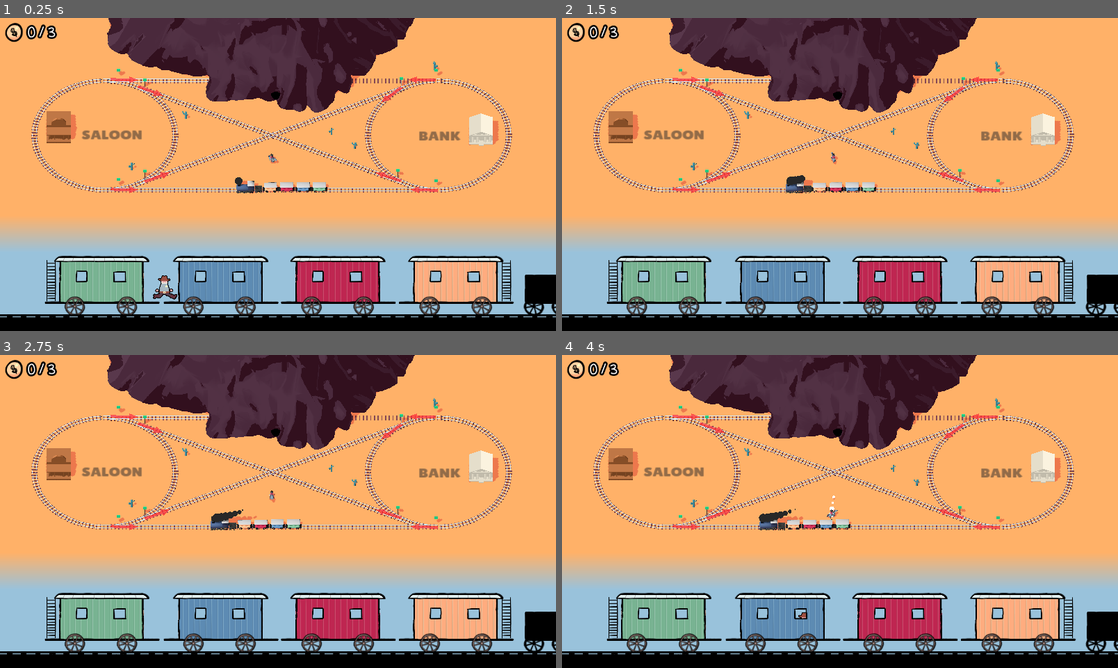
Above: before the commit, frames 1-4 (two rows, left to right).
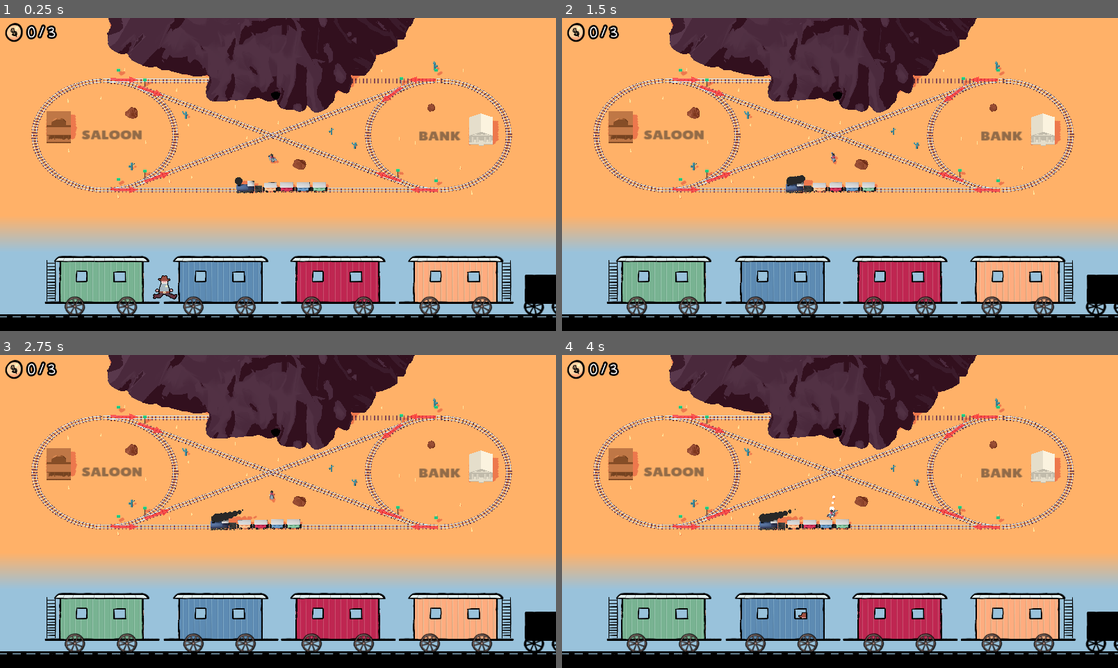
Above: after the commit, the same moments.

Repository: Miltage/train-heist
Game: Godot game, scene res://scenes/main.tscn
The game is run twice, just before and just after one commit, with the same random seed, the same clock (stepped at 60 frames per second) and the same inputs.
Inputs (mouse positions are in pixels of both pictures, inside the frame that each line leads up to):
- Up to frame 1 (0.25 s): no input
- Up to frame 2 (1.5 s): move the mouse to (962, 158) at 0.52 s; hold D (steer_right) 0.53-1.28 s; click (962, 158) at 0.6 s; tap Space (jump) at 0.77 s; move the mouse to (728, 190) at 1.27 s; hold S (move_backward) from 1.28 s (still down); click (728, 190) at 1.35 s
- Up to frame 3 (2.75 s): tap Space (jump) at 1.52 s; move the mouse to (333, 442) at 2.02 s; release S (move_backward) at 2.03 s; hold D (steer_right) from 2.03 s (still down); click (333, 442) at 2.1 s
- Up to frame 4 (4 s): move the mouse to (812, 574) at 2.77 s; release D (steer_right) at 2.78 s; hold W (move_forward) 2.78-3.53 s; click (812, 574) at 2.85 s; tap Space (jump) at 3.02, 3.77 s; move the mouse to (1006, 558) at 3.52 s; hold A (steer_left) from 3.53 s (still down); click (1006, 558) at 3.6 s

The runs differ from the first frame. In frame 1, 0.2% of the frame differs, in the area x 12-85%, y 16-58%; in frame 2, 0.2%; in frame 3, 0.2%; in frame 4, 0.2%.

Commit message:
A little set dressing

Diff:
--- a/scenes/main.tscn
+++ b/scenes/main.tscn
@@ -47,6 +47,30 @@
 shader_parameter/_rim_size = 1.0
 shader_parameter/_rim_smoothness = 0.01
 
+[sub_resource type="SphereShape3D" id="SphereShape3D_o6xl0"]
+radius = 2.0
+
+[sub_resource type="SphereShape3D" id="SphereShape3D_tipki"]
+radius = 2.27648
+
+[sub_resource type="SphereShape3D" id="SphereShape3D_85g3d"]
+radius = 1.00213
+
+[sub_resource type="SphereShape3D" id="SphereShape3D_choun"]
+radius = 0.640292
+
+[sub_resource type="BoxShape3D" id="BoxShape3D_85g3d"]
+size = Vector3(15.2109, 1, 1)
+
+[sub_resource type="BoxShape3D" id="BoxShape3D_ya4ey"]
+size = Vector3(11.333, 1, 1)
+
+[sub_resource type="BoxShape3D" id="BoxShape3D_o6xl0"]
+size = Vector3(50, 1, 1)
+
+[sub_resource type="BoxShape3D" id="BoxShape3D_tipki"]
+size = Vector3(1, 1, 26.2852)
+
 [sub_resource type="ShaderMaterial" id="ShaderMaterial_sugp2"]
 render_priority = 0
 shader = ExtResource("2_sugp2")
@@ -60,6 +84,19 @@
 shader_parameter/_rim_size = 0.41
 shader_parameter/_rim_smoothness = 0.0
 
+[sub_resource type="ShaderMaterial" id="ShaderMaterial_jbj1t"]
+render_priority = 0
+shader = ExtResource("2_sugp2")
+shader_parameter/color = Color(0.701961, 0.470588, 0.364706, 1)
+shader_parameter/shadow = 0.401
+shader_parameter/shadow_width = 0.0
+shader_parameter/shadow_color = Color(0.705, 0.705, 0.705, 0.705)
+shader_parameter/_specular_smoothness = 0.01
+shader_parameter/_specular_strength = 0.128
+shader_parameter/_glossiness = 0.1
+shader_parameter/_rim_size = 0.901
+shader_parameter/_rim_smoothness = 0.01
+
 [sub_resource type="ShaderMaterial" id="ShaderMaterial_eb6dy"]
 render_priority = 0
 shader = ExtResource("2_sugp2")
@@ -73,30 +110,6 @@
 shader_parameter/_rim_size = 0.493
 shader_parameter/_rim_smoothness = 0.0
 
-[sub_resource type="SphereShape3D" id="SphereShape3D_o6xl0"]
-radius = 2.0
-
-[sub_resource type="SphereShape3D" id="SphereShape3D_tipki"]
-radius = 2.27648
-
-[sub_resource type="SphereShape3D" id="SphereShape3D_85g3d"]
-radius = 1.00213
-
-[sub_resource type="SphereShape3D" id="SphereShape3D_choun"]
-radius = 0.640292
-
-[sub_resource type="BoxShape3D" id="BoxShape3D_85g3d"]
-size = Vector3(15.2109, 1, 1)
-
-[sub_resource type="BoxShape3D" id="BoxShape3D_ya4ey"]
-size = Vector3(11.333, 1, 1)
-
-[sub_resource type="BoxShape3D" id="BoxShape3D_o6xl0"]
-size = Vector3(50, 1, 1)
-
-[sub_resource type="BoxShape3D" id="BoxShape3D_tipki"]
-size = Vector3(1, 1, 26.2852)
-
 [sub_resource type="Environment" id="Environment_0wfyh"]
 ambient_light_source = 2
 ambient_light_color = Color(1, 1, 1, 1)
@@ -148,6 +161,12 @@
 [sub_resource type="CylinderShape3D" id="CylinderShape3D_a8y0u"]
 radius = 0.266602
 
+[sub_resource type="SphereShape3D" id="SphereShape3D_jbj1t"]
+radius = 0.412514
+
+[sub_resource type="SphereShape3D" id="SphereShape3D_muem4"]
+radius = 0.664364
+
 [node name="Main" type="Node3D" node_paths=PackedStringArray("track", "train")]
 process_mode = 3
 script = ExtResource("1_tbgi4")
@@ -171,12 +190,6 @@
 [node name="Floor" parent="map" index="11"]
 surface_material_override/0 = SubResource("ShaderMaterial_jyhfs")
 
-[node name="Mountain" parent="map" index="12"]
-surface_material_override/0 = SubResource("ShaderMaterial_sugp2")
-
-[node name="Saloon" parent="map" index="14"]
-surface_material_override/0 = SubResource("ShaderMaterial_eb6dy")
-
 [node name="MountainCollision" type="StaticBody3D" parent="map"]
 transform = Transform3D(1, 0, 0, 0, -4.37114e-08, 1, 0, -1, -4.37114e-08, 0, 1.93729, 0.399799)
 
@@ -269,6 +282,21 @@
 [node name="CollisionShape3D4" type="CollisionShape3D" parent="map/Boundaries"]
 transform = Transform3D(1, 0, 0, 0, 1, 0, 0, 0, 1, 24.5293, 0, -3.48296)
 shape = SubResource("BoxShape3D_tipki")
+
+[node name="Mountain" parent="map" index="34"]
+surface_material_override/0 = SubResource("ShaderMaterial_sugp2")
+
+[node name="Rock" parent="map" index="36"]
+surface_material_override/0 = SubResource("ShaderMaterial_jbj1t")
+
+[node name="Rock_001" parent="map" index="37"]
+surface_material_override/0 = SubResource("ShaderMaterial_jbj1t")
+
+[node name="Rock_002" parent="map" index="38"]
+surface_material_override/0 = SubResource("ShaderMaterial_jbj1t")
+
+[node name="Saloon" parent="map" index="39"]
+surface_material_override/0 = SubResource("ShaderMaterial_eb6dy")
 
 [node name="Camera3D" type="Camera3D" parent="."]
 transform = Transform3D(1, 0, 0, 0, 0.633948, 0.773376, 0, -0.773376, 0.633948, 0.60743, 35.039, 33.521)
@@ -490,6 +518,18 @@
 [node name="CollisionShape3D6" type="CollisionShape3D" parent="Collisions"]
 transform = Transform3D(1, 0, 0, 0, 1, 0, 0, 0, 1, 15.6273, 0.364791, -8.27881)
 shape = SubResource("CylinderShape3D_a8y0u")
+
+[node name="CollisionShape3D8" type="CollisionShape3D" parent="Collisions"]
+transform = Transform3D(1, 0, 0, 0, 1, 0, 0, 0, 1, 15.3272, 0.364791, -3.43231)
+shape = SubResource("SphereShape3D_jbj1t")
+
+[node name="CollisionShape3D9" type="CollisionShape3D" parent="Collisions"]
+transform = Transform3D(1, 0, 0, 0, 1, 0, 0, 0, 1, 2.69448, 0.364791, 3.5545)
+shape = SubResource("SphereShape3D_muem4")
+
+[node name="CollisionShape3D10" type="CollisionShape3D" parent="Collisions"]
+transform = Transform3D(1, 0, 0, 0, 1, 0, 0, 0, 1, -13.434, 0.364791, -2.75583)
+shape = SubResource("SphereShape3D_muem4")
 
 [node name="CoinIcon" type="TextureRect" parent="."]
 offset_right = 65.0
--- a/scripts/EndScreen.gd
+++ b/scripts/EndScreen.gd
@@ -10,8 +10,8 @@
 
 	match (reason):
 		Globals.GameEndReason.CAUGHT_BY_SHERIFF: %Reason.text = "You were caught by the sheriff!"
-		Globals.GameEndReason.FOUND_ON_BOARD: %Reason.text = "You were found on board!"
-		Globals.GameEndReason.KILLED_IN_TUNNEL: %Reason.text = "You were killed in the tunnel!"
+		Globals.GameEndReason.FOUND_ON_BOARD: %Reason.text = "You were found on board!\n(You will be discovered on the train while it is stopped, but you can hide on the roof!)"
+		Globals.GameEndReason.KILLED_IN_TUNNEL: %Reason.text = "You were killed in the tunnel!\n(You cannot be on the roof while the train is in the tunnel)"
 		Globals.GameEndReason.COLLECTED_ALL_COINS: %Reason.text = "You collected all %d coins!" % Globals.COINS_TO_WIN
 
 	match (reason):
Binary file changed: blender/map.fbx
Not shown: 1 places in scenes/main.tscn that only renumber resources
Not shown, changed: blender/arrow.blend
Not shown, changed: blender/arrow.blend1
Not shown, changed: blender/map.blend
Not shown, changed: blender/map.blend1
